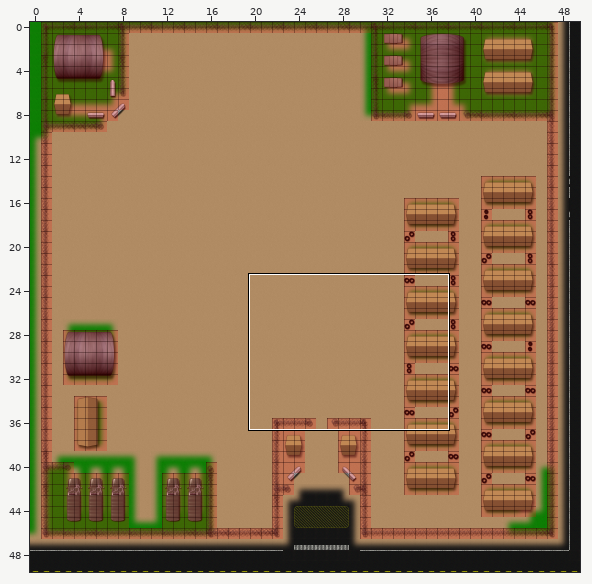
Two versions of a level (Tiled map, SimSurance/Resources/armyBase.tmx). Above, an overview of the earlier version with the close-up marked.
Close-up. Before the edit:
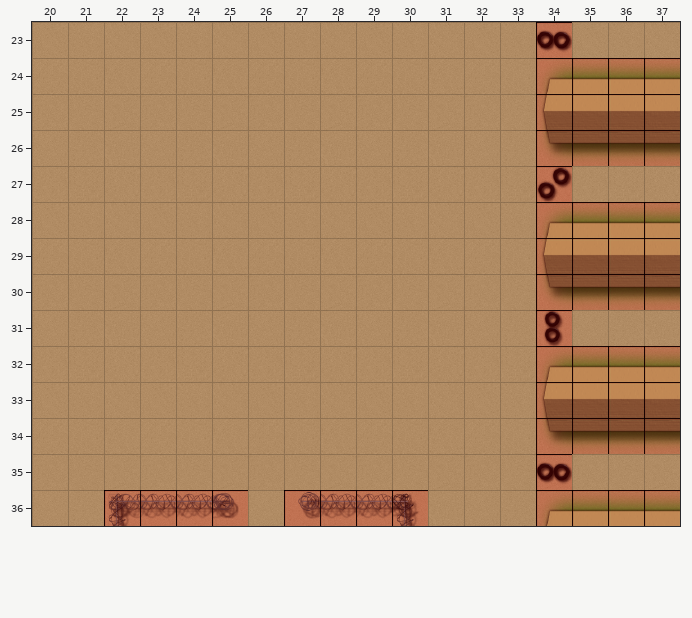
Cells are 64x64 px. Shown: x 20..37, y 23..36. The commit also changed other parts of the map, which this record leaves out.
The same view after the edit:
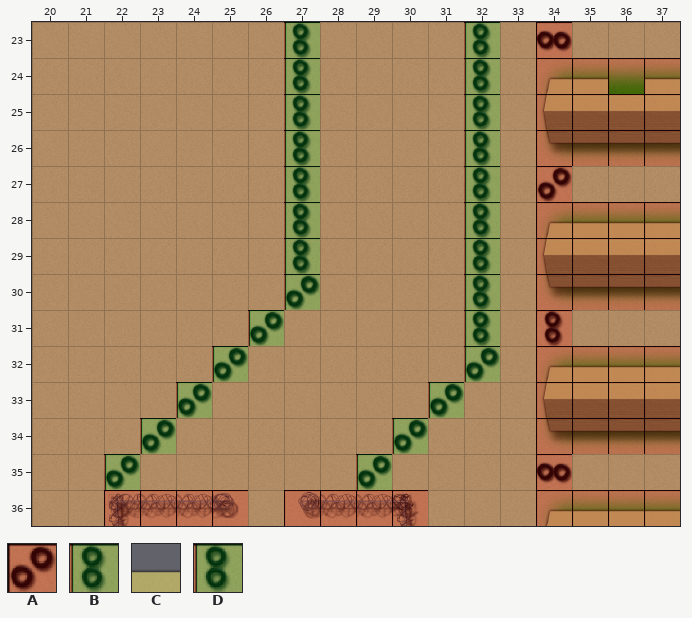
Key: from "army_base_tiles": A 144, B 160, C 210; from "meta_tiles": D 1.
_ is an empty cell, . an unchanged one.
See-through tiles are keyed as they look on the map.
Changes in this commit:
--- layer "fences"
@@ x 22..36 @@
-23 ....._...._....
-24 ....._...._...C
-25 ....._...._....
-26 ....._...._....
-27 ....._...._....
-28 ....._...._....
-29 ....._...._....
-30 ....._...._....
-31 ...._....._....
-32 ..._......_....
-33 .._......_.....
-34 ._......_......
-35 _......_.......
+23 .....B....B....
+24 .....B....B..._
+25 .....B....B....
+26 .....B....B....
+27 .....B....B....
+28 .....B....B....
+29 .....B....B....
+30 .....A....B....
+31 ....A.....B....
+32 ...A......A....
+33 ..A......A.....
+34 .A......A......
+35 A......A.......
--- layer "collision"
@@ x 22..32 @@
-23 ....._...._
-24 ....._...._
-25 ....._...._
-26 ....._...._
-27 ....._...._
-28 ....._...._
-29 ....._...._
-30 ....._...._
-31 ...._....._
-32 ..._......_
-33 .._......_.
-34 ._......_..
-35 _......_...
+23 .....D....D
+24 .....D....D
+25 .....D....D
+26 .....D....D
+27 .....D....D
+28 .....D....D
+29 .....D....D
+30 .....D....D
+31 ....D.....D
+32 ...D......D
+33 ..D......D.
+34 .D......D..
+35 D......D...
Changed places in both close-ups, as pixel boxes (x1, y1, x2, y2):
added: (104, 22, 320, 490)
added: (356, 22, 500, 490)
removed: (609, 77, 644, 94)
